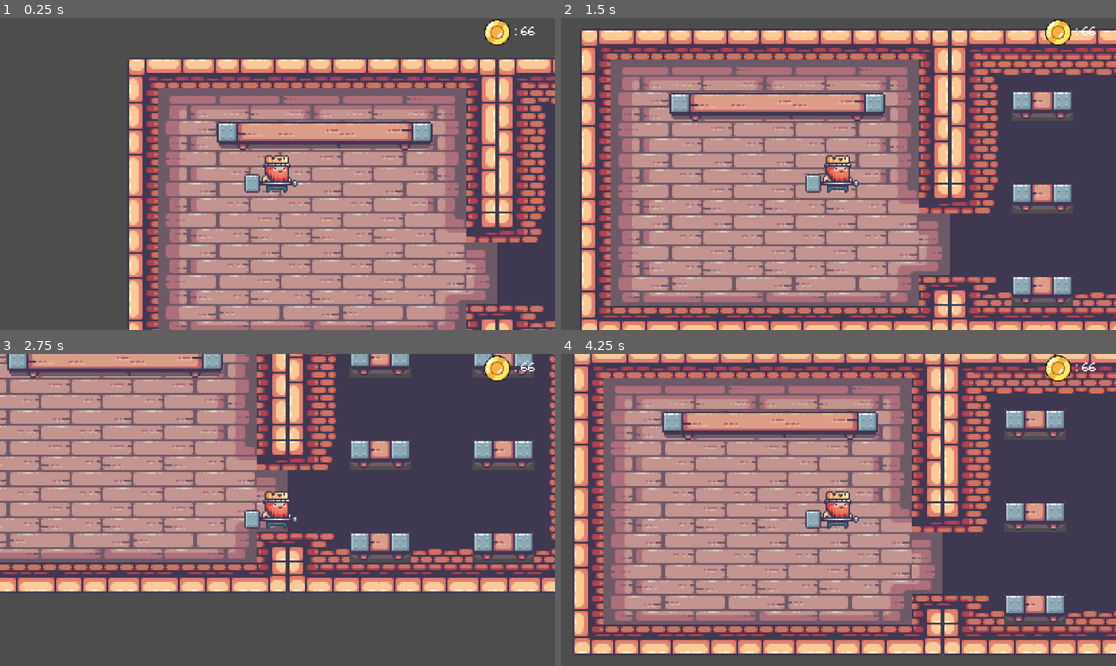
Above: before the commit, frames 1-4 (two rows, left to right).
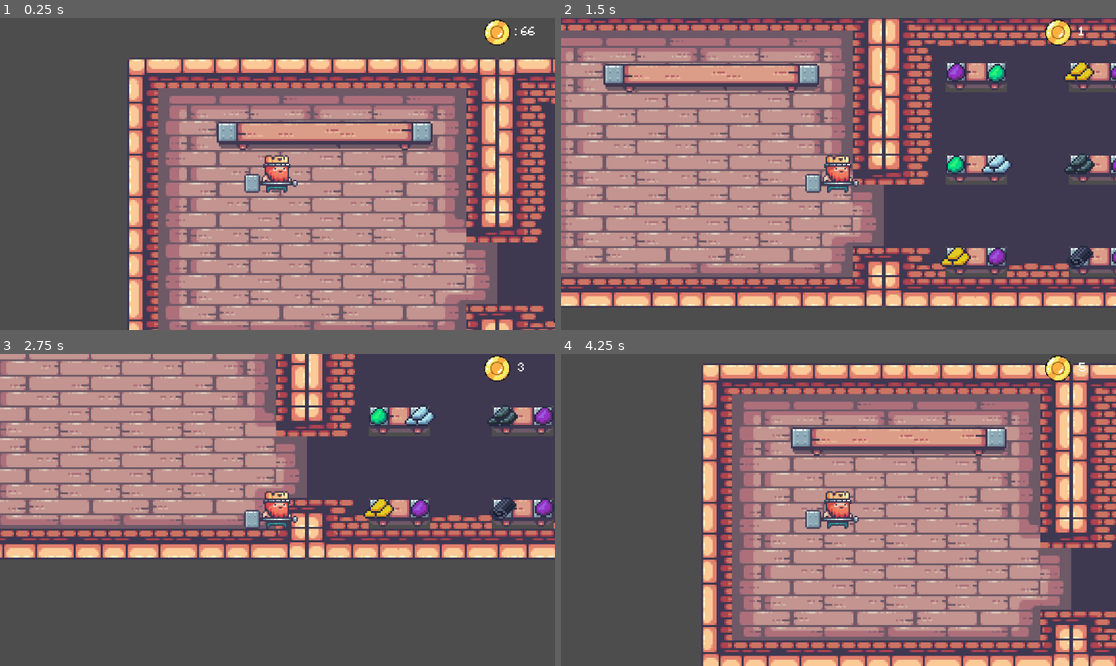
Above: after the commit, the same moments.

Repository: gogolum/GameJam2023
Game: Godot game, scene res://Scene/Main/main_level.tscn
Two runs of this game, one before a commit and one after it. Both use one fixed random seed, a clock stepped at 60 frames per second and the inputs below.
Inputs:
- Up to frame 1 (0.25 s): no input
- Up to frame 2 (1.5 s): tap Enter at 0.5 s; hold D (right) 0.53-1.28 s; tap E (interact) at 0.6 s; hold S (down) from 1.28 s (still down); tap Space (craft) at 1.35 s
- Up to frame 3 (2.75 s): tap E (interact) at 1.55, 2.1 s; release S (down) at 2.03 s; hold D (right) from 2.03 s (still down)
- Up to frame 4 (4.25 s): release D (right) at 2.78 s; hold W (up) 2.78-3.53 s; tap E (interact) at 2.85, 3.8 s; tap Space (craft) at 3.5, 3.6 s; hold A (left) from 3.53 s (still down)

The runs differ from the first frame. In frame 1, less than 0.1% of the frame differs, in the area x 99-100%, y 96-98%; in frame 2, 66%; in frame 3, 42%; in frame 4, 75%, in the area x 2-100%, y 0-100%.

Commit message:
Big changes

Diff:
--- a/Node2D.gd
+++ /dev/null
@@ -1,11 +0,0 @@
-extends Node2D
-
-
-# Called when the node enters the scene tree for the first time.
-func _ready():
-	pass # Replace with function body.
-
-
-# Called every frame. 'delta' is the elapsed time since the previous frame.
-func _process(delta):
-	pass
--- /dev/null
+++ b/Scene/Main/main_level.gd
@@ -0,0 +1,16 @@
+extends Node2D
+
+var matScene: PackedScene = preload("res://Scene/PickUp/pick_up.tscn")
+
+func _ready():
+	matShopSpawn()
+
+
+
+func matShopSpawn():
+	for marker in get_tree().get_nodes_in_group("spawnShopMat"):
+		var matShop = matScene.instantiate()
+		print(marker.position)
+		matShop.position = marker.global_position
+		$ItemList.add_child(matShop)
+		pass
--- a/Scene/Main/main_level.tscn
+++ b/Scene/Main/main_level.tscn
@@ -1,5 +1,6 @@
-[gd_scene load_steps=9 format=3 uid="uid://db7tnw8hyendc"]
-
+[gd_scene load_steps=10 format=3 uid="uid://db7tnw8hyendc"]
+
+[ext_resource type="Script" path="res://Scene/Main/main_level.gd" id="1_g1mfv"]
 [ext_resource type="Texture2D" uid="uid://dgbbji4hl20mr" path="res://Art/Sprites/14-TileSets/Terrain (32x32).png" id="1_jsdwy"]
 [ext_resource type="PackedScene" uid="uid://tbiirjlkmisb" path="res://Scene/Player/player.tscn" id="2_oyxva"]
 [ext_resource type="Texture2D" uid="uid://jtcttfod6hjc" path="res://Art/Sprites/14-TileSets/Decorations (32x32).png" id="2_tt3ku"]
@@ -1427,6 +1428,7 @@
 sources/1 = SubResource("TileSetAtlasSource_ir4ot")
 
 [node name="MainLevel" type="Node2D"]
+script = ExtResource("1_g1mfv")
 
 [node name="Background" type="Node2D" parent="."]
 
@@ -1441,8 +1443,6 @@
 position = Vector2(186, 164)
 scale = Vector2(4, 4)
 
-[node name="ItemList" type="Node2D" parent="."]
-
 [node name="Entities" type="Node2D" parent="."]
 position = Vector2(312, 273)
 
@@ -1452,3 +1452,46 @@
 [node name="Camera2D" type="Camera2D" parent="Entities/Player"]
 
 [node name="UI" parent="." instance=ExtResource("5_m0tf3")]
+
+[node name="ItemList" type="Node2D" parent="."]
+
+[node name="Shop" type="Node2D" parent="."]
+
+[node name="marker" type="Node2D" parent="Shop"]
+
+[node name="spawnPoint1" type="Marker2D" parent="Shop/marker" groups=["spawnShopMat"]]
+position = Vector2(1261, 563)
+
+[node name="spawnPoint2" type="Marker2D" parent="Shop/marker" groups=["spawnShopMat"]]
+position = Vector2(1175, 566)
+
+[node name="spawnPoint3" type="Marker2D" parent="Shop/marker" groups=["spawnShopMat"]]
+position = Vector2(1003, 565)
+
+[node name="spawnPoint4" type="Marker2D" parent="Shop/marker" groups=["spawnShopMat"]]
+position = Vector2(917, 566)
+
+[node name="spawnPoint5" type="Marker2D" parent="Shop/marker" groups=["spawnShopMat"]]
+position = Vector2(1260, 373)
+
+[node name="spawnPoint6" type="Marker2D" parent="Shop/marker" groups=["spawnShopMat"]]
+position = Vector2(1173, 182)
+
+[node name="spawnPoint7" type="Marker2D" parent="Shop/marker" groups=["spawnShopMat"]]
+position = Vector2(1258, 181)
+
+[node name="spawnPoint8" type="Marker2D" parent="Shop/marker" groups=["spawnShopMat"]]
+position = Vector2(1174, 374)
+
+[node name="spawnPoint9" type="Marker2D" parent="Shop/marker" groups=["spawnShopMat"]]
+position = Vector2(1002, 184)
+rotation = -1.0472
+
+[node name="spawnPoint10" type="Marker2D" parent="Shop/marker" groups=["spawnShopMat"]]
+position = Vector2(918, 182)
+
+[node name="spawnPoint11" type="Marker2D" parent="Shop/marker" groups=["spawnShopMat"]]
+position = Vector2(1003, 374)
+
+[node name="spawnPoint12" type="Marker2D" parent="Shop/marker" groups=["spawnShopMat"]]
+position = Vector2(917, 374)
--- a/Scene/Player/player.gd
+++ b/Scene/Player/player.gd
@@ -6,7 +6,7 @@
 var Carry = false
 
 #constant
-const SPEED = 5.0
+const SPEED = 10.0
 func _ready():
 	$PickUpLabel.visible = false
 
@@ -20,6 +20,7 @@
 
 	if  Input.is_action_just_pressed("interact"):
 		Carry = false
+		Global.coin +=1
 
 	if canCarry == true and Input.is_action_just_pressed("interact"):
 		Carry = true
--- /dev/null
+++ b/Scene/UI/ui.gd
@@ -0,0 +1,16 @@
+extends Control
+
+@onready var coinLable: Label = $CanvasLayer/MarginContainer/HBoxContainer/Coin
+
+func _ready():
+	Global.connect("valueChange",changeCoinValue)
+	pass
+
+
+
+func _process(delta):
+	pass
+
+func changeCoinValue():
+	coinLable.text = " " + str(Global.coin)
+	pass
--- a/Scene/UI/ui.tscn
+++ b/Scene/UI/ui.tscn
@@ -1,5 +1,6 @@
-[gd_scene load_steps=4 format=3 uid="uid://dx3h6h2l8ib8g"]
+[gd_scene load_steps=5 format=3 uid="uid://dx3h6h2l8ib8g"]
 
+[ext_resource type="Script" path="res://Scene/UI/ui.gd" id="1_jcalw"]
 [ext_resource type="Texture2D" uid="uid://lpeu2n7uonfb" path="res://Art/Sprites/Piece (2).png" id="1_tfqdj"]
 [ext_resource type="FontFile" uid="uid://cqyiip1ldq5u1" path="res://Art/Minecraft.ttf" id="2_t3mti"]
 
@@ -13,6 +14,7 @@
 anchor_bottom = 1.0
 grow_horizontal = 2
 grow_vertical = 2
+script = ExtResource("1_jcalw")
 
 [node name="CanvasLayer" type="CanvasLayer" parent="."]
 
--- /dev/null
+++ b/Scene/global/Global.gd
@@ -0,0 +1,8 @@
+extends Node
+
+signal valueChange
+
+var coin = 0:
+	set(value):
+		coin = value
+		valueChange.emit()
--- a/project.godot
+++ b/project.godot
@@ -14,6 +14,10 @@
 run/main_scene="res://Scene/Main/main_level.tscn"
 config/features=PackedStringArray("4.2", "Forward Plus")
 config/icon="res://icon.svg"
+
+[autoload]
+
+Global="*res://Scene/global/Global.gd"
 
 [input]
 
